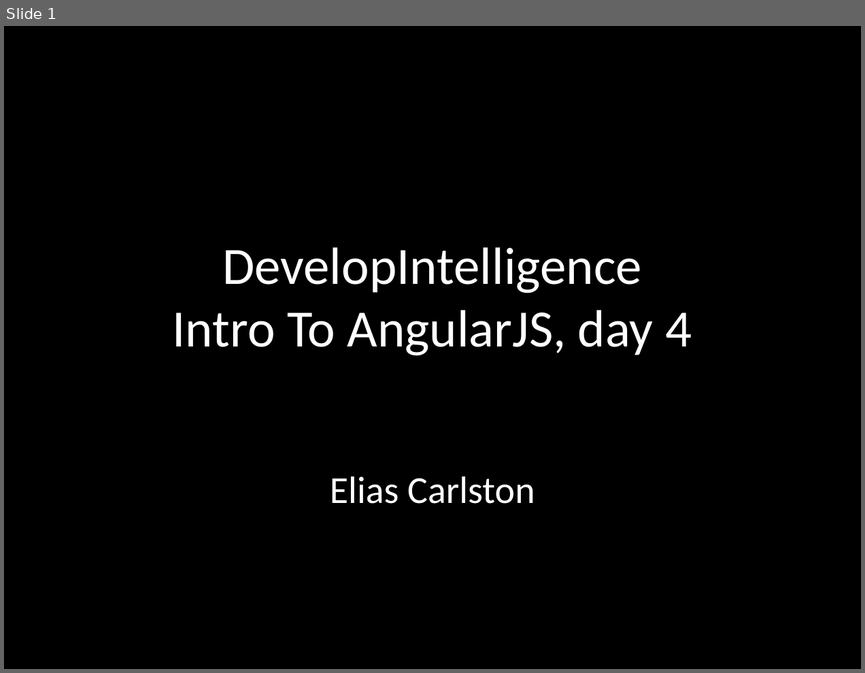
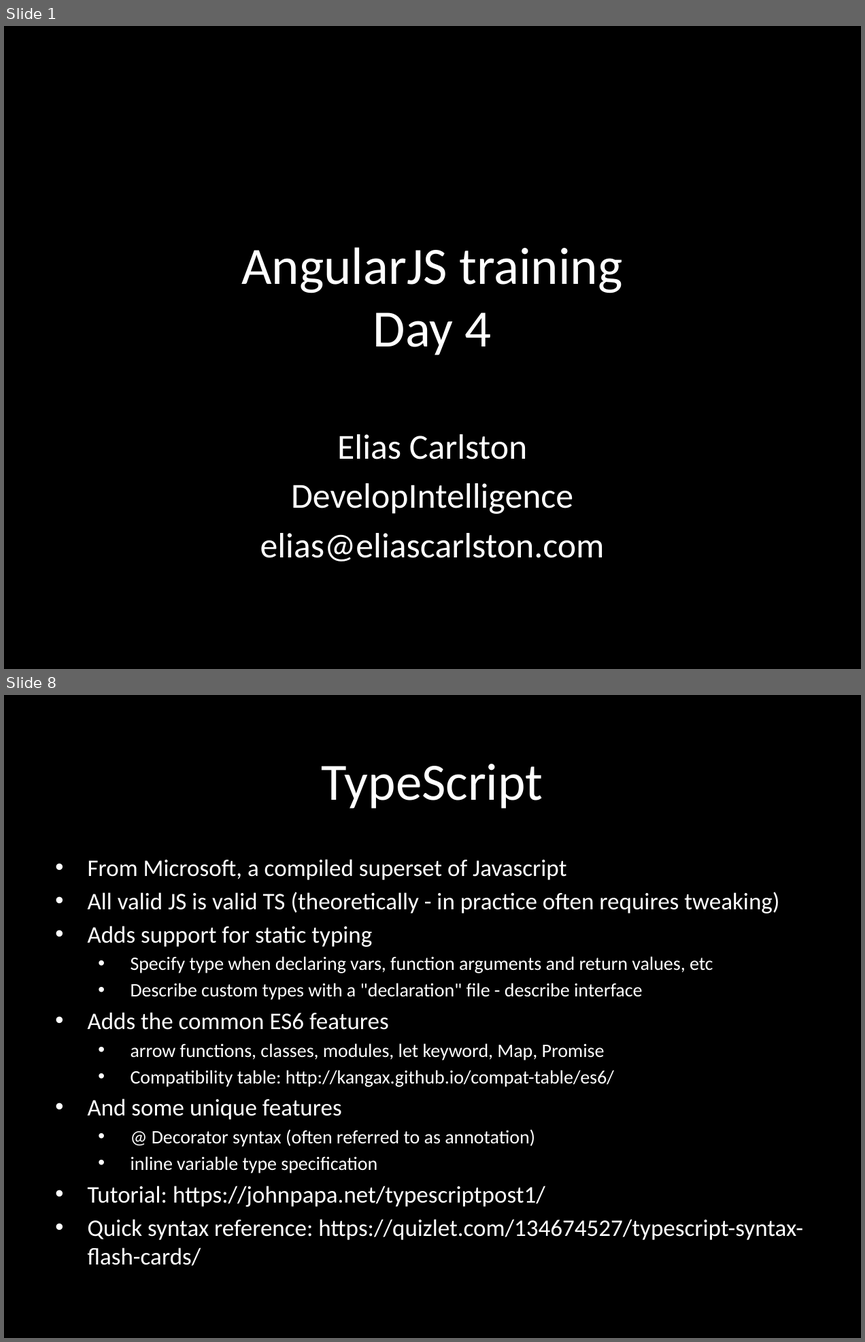
Before and after one commit to eliasjames/training-angular, a slide deck: slides/Angular Slides Day 4.pptx. Shown one above the other, each under a label of ours: slide 1 before the commit, slides 1 and 8 after it; the slides between them are not shown. The pictures are 865x673 and 865x1342 pixels, drawn with LibreOffice and Linux fonts; fonts in the diff are those of the drawing. Boxes give left, top, right and bottom in pixels: in the first picture for what was removed or moved away, otherwise in the second. Text is boxed around its words. In the diff, an @@ line names an element or a change of style, - is before the commit and + after.

```diff
--- a/slides/Angular Slides Day 4.pptx
+++ b/slides/Angular Slides Day 4.pptx
@@ slide 8 added at bbox=[4, 695, 861, 1338], background #000000 @@
@@ title added at bbox=[322, 764, 543, 809], 44 pt, text #FFFFFF @@
+TypeScript
@@ subtitle added at bbox=[88, 859, 803, 1266], 16 pt, text #FFFFFF @@
+• From Microsoft, a compiled superset of Javascript
+• All valid JS is valid TS (theoretically - in practice often requires tweaking)
+• Adds support for static typing
+  • Specify type when declaring vars, function arguments and return values, etc
+  • Describe custom types with a "declaration" file - describe interface
+• Adds the common ES6 features
+  • arrow functions, classes, modules, let keyword, Map, Promise
+  • Compatibility table: http://kangax.github.io/compat-table/es6/
+• And some unique features
+  • @ Decorator syntax (often referred to as annotation)
+  • inline variable type specification
+• Tutorial: https://johnpapa.net/typescriptpost1/
+• Quick syntax reference: https://quizlet.com/134674527/typescript-syntax-flash-cards/
@@ slide 1 changed as well @@
@@ title at bbox=[241, 247, 622, 355]: text changed @@
-DevelopIntelligence
-Intro To AngularJS, day 4
+AngularJS training
+Day 4
@@ subtitle "Elias Carlston": place and size @@
-subtitle "Elias Carlston" at bbox=[330, 476, 534, 503]
+subtitle "Elias Carlston" at bbox=[260, 434, 604, 561]
@@ subtitle at bbox=[337, 434, 527, 459]: size 32 to 29.6 pt in "Elias Carlston" @@
@@ subtitle at bbox=[260, 483, 604, 561]: paragraphs added @@
+DevelopIntelligence
+elias@eliascarlston.com
```
Also in this commit, not shown: 6 other slides changed, 11 other slides added, 3 slides removed, 1 other file.
